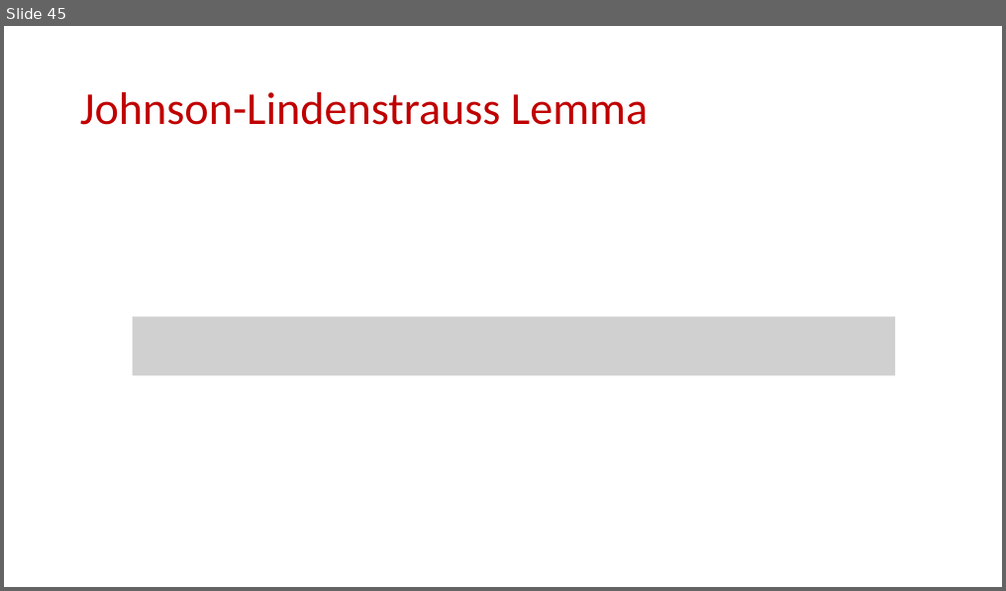
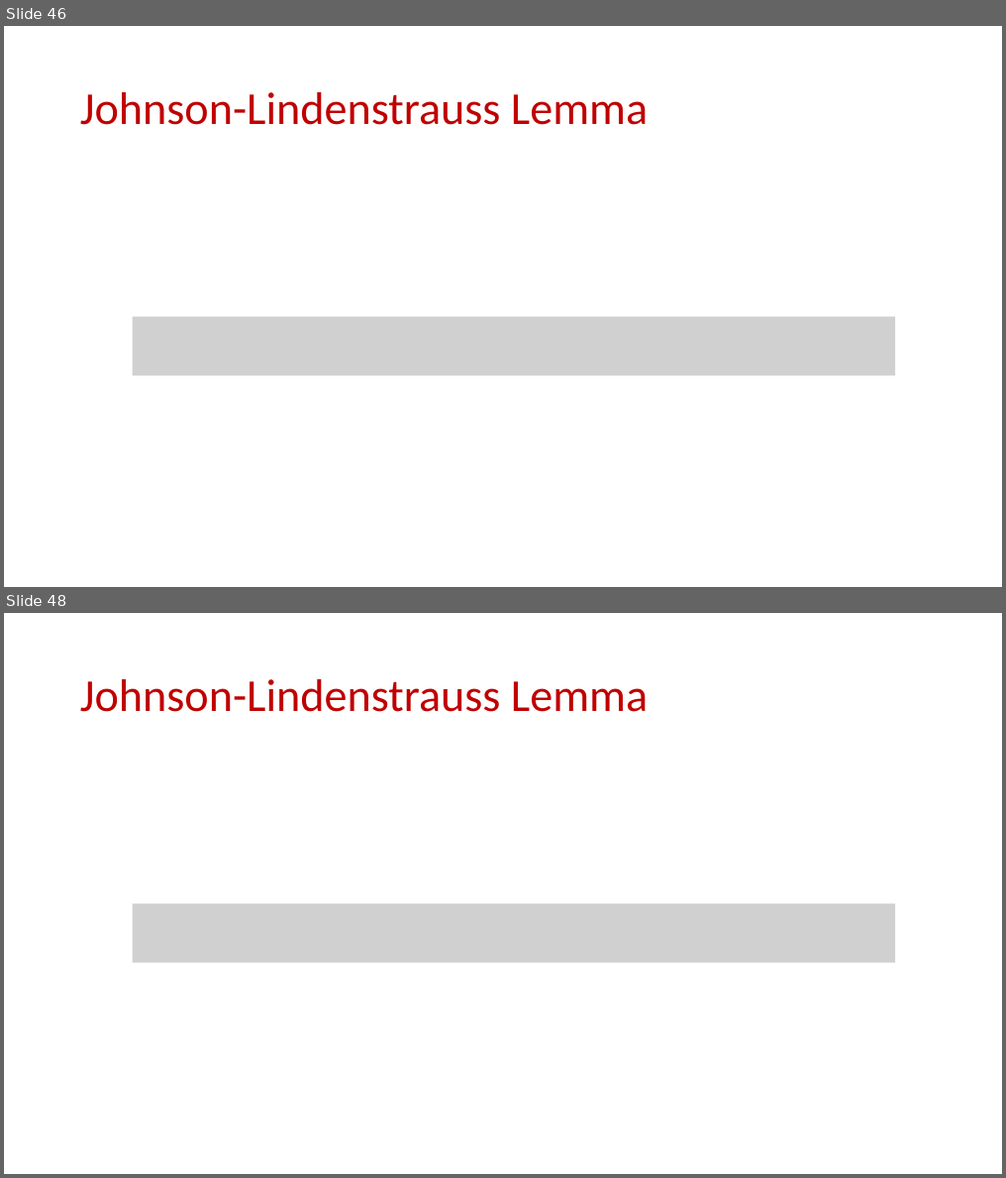
Before and after one commit to samsonzhou/samsonzhou.github.io, a slide deck: CSCE689-23/L6.pptx. Shown one above the other, each under a label of ours: slide 45 before the commit, slides 46 and 48 after it; the slides between them are not shown. The pictures are 1006x591 and 1006x1178 pixels, drawn with LibreOffice and Linux fonts; fonts in the diff are those of the drawing; grey boxes stand for pictures. Boxes give left, top, right and bottom in pixels: in the first picture for what was removed or moved away, otherwise in the second. Text is boxed around its words. In the diff, an @@ line names an element or a change of style, - is before the commit and + after.

Commit message:
689

```diff
--- a/CSCE689-23/L6.pptx
+++ b/CSCE689-23/L6.pptx
@@ slide 48 added at bbox=[4, 613, 1002, 1174], background #FFFFFF @@
@@ title added at bbox=[80, 679, 648, 712], 44 pt, text #C00000 @@
+Johnson-Lindenstrauss Lemma
@@ picture added at bbox=[133, 903, 896, 962] @@
@@ what was slide 45 is now slide 46 @@
```
Also in this commit, not shown: 1 other slide added.
